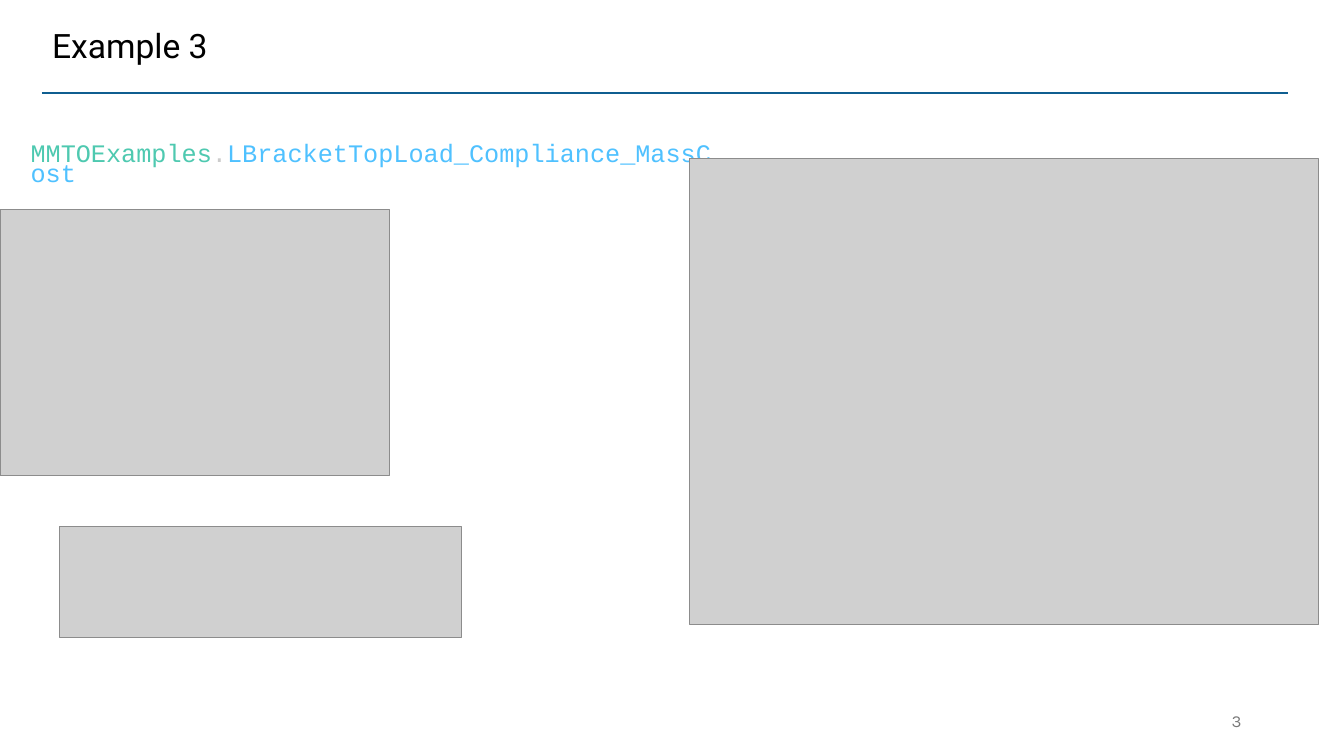
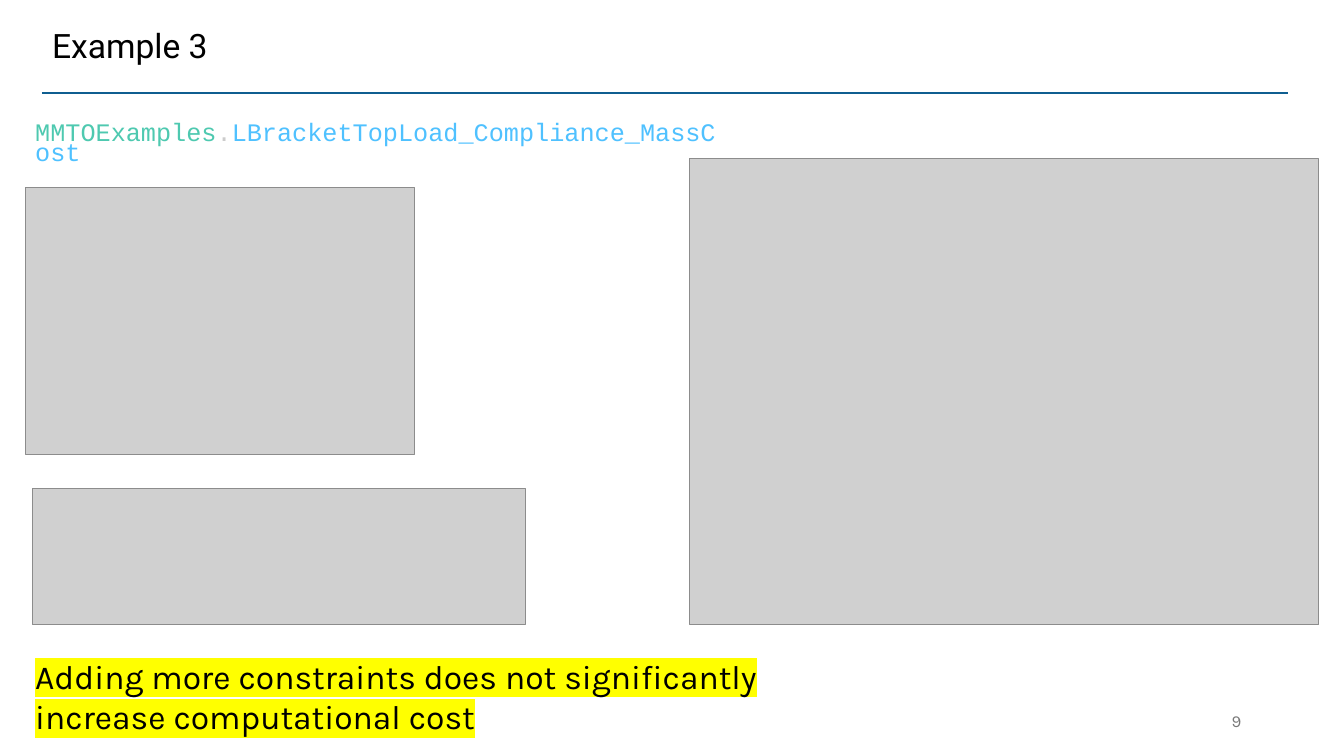
Before and after one commit to UW-ERSL/METALS, a slide deck: slide 9 of Slides/MMTOResults.pptx (slide 3 before the commit). Drawn at 1344x756 pixels with LibreOffice and Linux fonts; fonts in the diff are those of the drawing; grey boxes stand for pictures. Boxes give left, top, right and bottom in pixels: in the first picture for what was removed or moved away, otherwise in the second. Text is boxed around its words. In the diff, an @@ line names an element or a change of style, - is before the commit and + after.

Commit message:
Testing various examples

```diff
--- a/Slides/MMTOResults.pptx
+++ b/Slides/MMTOResults.pptx
@@ text "MMTOExamples.LBracketTopLoad_Compliance_MassCost": place and size @@
-text "MMTOExamples.LBracketTopLoad_Compliance_MassCost" at <box>31,144,711,171</box>
+text "MMTOExamples.LBracketTopLoad_Compliance_MassCost" at <box>35,123,715,150</box>
@@ picture: place and size @@
-picture at <box>0,210,389,477</box>
+picture at <box>25,188,414,455</box>
@@ picture: place and size @@
-picture at <box>59,526,462,637</box>
+picture at <box>32,489,525,625</box>
@@ text added at <box>35,666,756,737</box>, 24 pt, text #000000 @@
+Adding more constraints does not significantly increase computational cost
@@ page number at <box>1232,716,1242,727</box>: text changed @@
-3
+9
```
Also in this commit, not shown: 7 other slides changed, 8 slides added, 1 slide removed, 27 other files.
